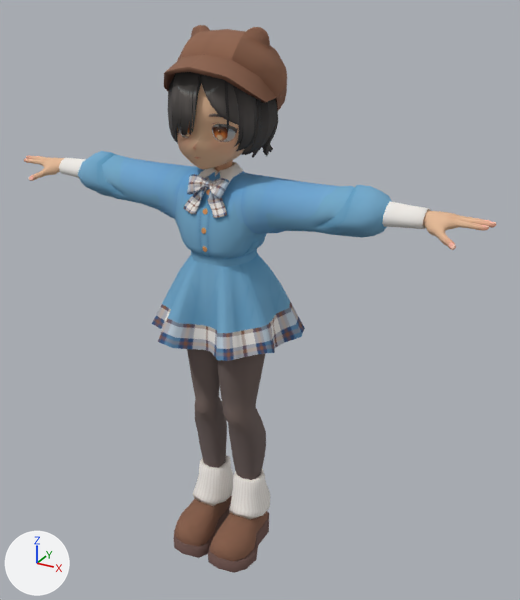
A saved change to the glTF model audio/nikoge.gltf.
Before and after are seen from a 50 mm lens placed at (0.888, -1.346, 1.477), pointed at (0.067, 0.147, 0.731). Arrows for +X, +Y and +Z are at lower left; the lights stay in place. The picture after the commit comes second.

The scene before the commit, as lines of its bpy script (objects in view):
```python
mat_material = principled_material('Material')
mat_material.texture = img_texture
mat_material.roughness = 1.0
me_circle_003 = bpy.data.meshes.new('Circle.003')
me_circle_003.from_pydata(...)  # 9697 vertices, 18634 faces; spans x -0.637..0.637, y -0.074..0.258, z 0.0..1.391
me_circle_003.materials.append(mat_material)  # picture img_texture
ob_body = bpy.data.objects.new('body', me_circle_003)
ob_body.location = (0.0, 0.0, 0.0)
```
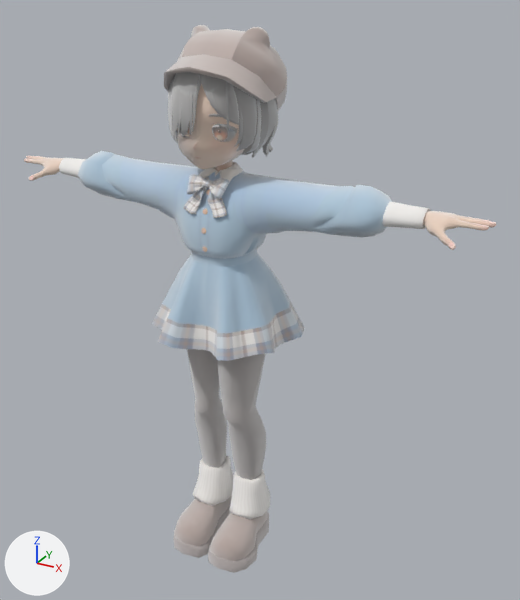
Pixel boxes (x1, y1, x2, y2) of what changed, in the pictures (520 x 600 px):
```json
{"object": "body", "change": "surface changed", "before": [24, 25, 496, 573], "after": [24, 25, 496, 573], "on screen": "lighter"}
```

The change, as JSON lines over the scene's bpy script:
```json
{"op": "add", "block": "mat_material", "code": "mat_material.sheen_weight = 1.0"}
{"op": "add", "block": "mat_material", "code": "mat_material.sheen_roughness = 1.0"}
```
